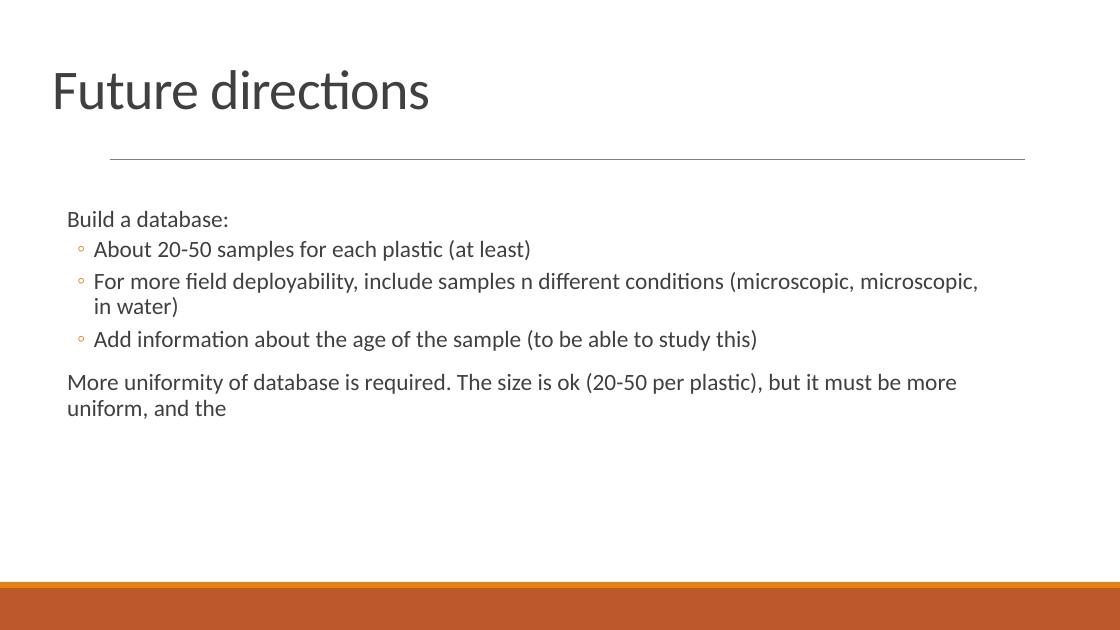
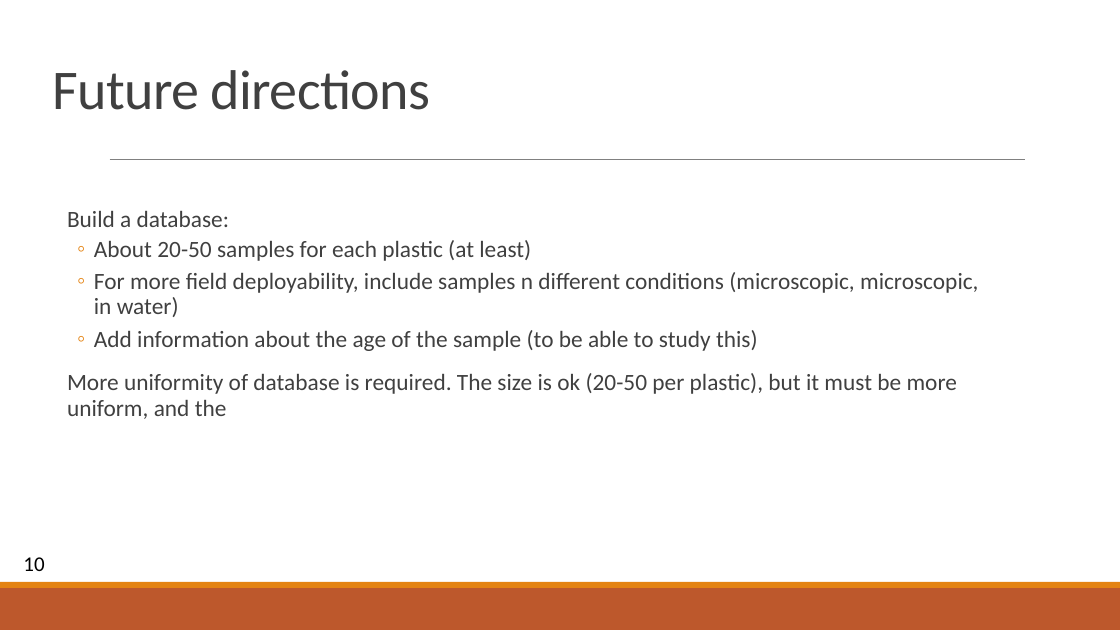
Before and after one commit to blichub/temp_raman_personal, a slide deck: slide 10 of raman_week14-december.pptx. Drawn at 1120x630 pixels with LibreOffice and Linux fonts; fonts in the diff are those of the drawing. Boxes give left, top, right and bottom in pixels: in the first picture for what was removed or moved away, otherwise in the second. Text is boxed around its words. In the diff, an @@ line names an element or a change of style, - is before the commit and + after.

```diff
--- a/raman_week14-december.pptx
+++ b/raman_week14-december.pptx
@@ text added at (23,557,44,571), 18 pt, text #000000 @@
+10
```
Also in this commit, not shown: 8 other slides changed, 1 slide added, 1 slide removed, 1 other file.
